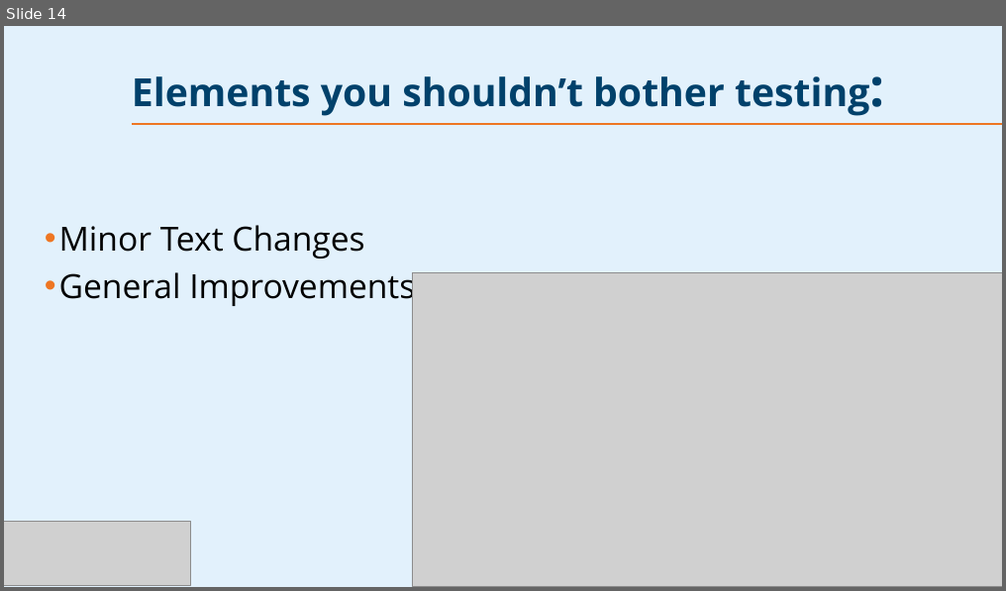
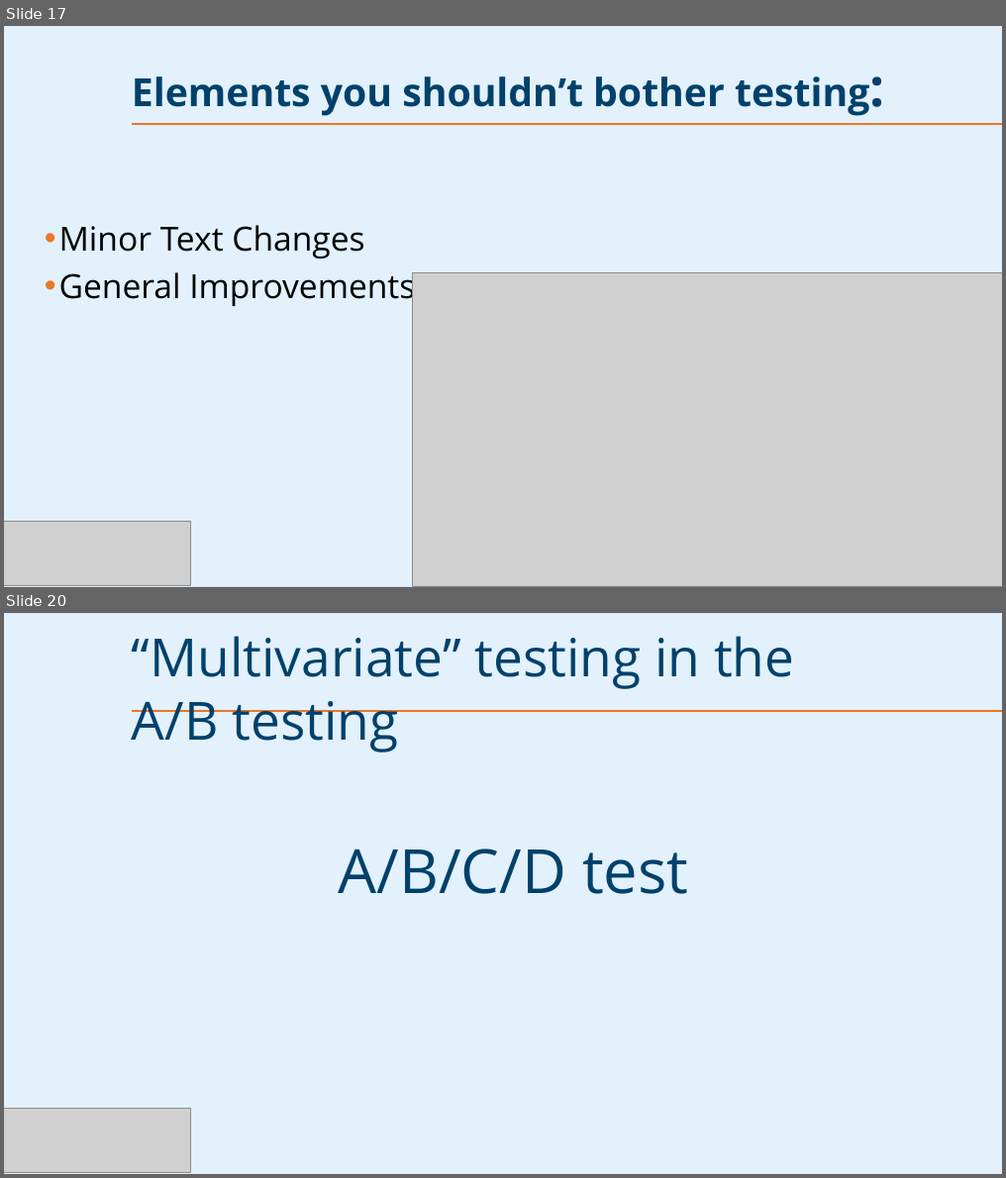
Before and after one commit to PsDragon/ADSAI_FOR_SECOND_YEARS, a slide deck: docs/Study Content/Human-Centered Artificial Intelligence/Assets/AB-Testing.pptx. Shown one above the other, each under a label of ours: slide 14 before the commit, slides 17 and 20 after it; the slides between them are not shown. The pictures are 1006x591 and 1006x1178 pixels, drawn with LibreOffice and Linux fonts; fonts in the diff are those of the drawing; grey boxes stand for pictures; background and template pictures are left out. Boxes give left, top, right and bottom in pixels: in the first picture for what was removed or moved away, otherwise in the second. Text is boxed around its words. In the diff, an @@ line names an element or a change of style, - is before the commit and + after.

```diff
--- a/docs/Study Content/Human-Centered Artificial Intelligence/Assets/AB-Testing.pptx
+++ b/docs/Study Content/Human-Centered Artificial Intelligence/Assets/AB-Testing.pptx
@@ slide 20 added at box(4, 613, 1002, 1174), background picture (left out); not listed: 1 template element that a slide beside it also shows @@
@@ title added at box(132, 636, 794, 753), 38 pt, text #00416B @@
+“Multivariate” testing in the A/B testing
@@ text added at box(339, 849, 688, 894), 44 pt, text #00416B @@
+A/B/C/D test
@@ picture added at box(4, 1108, 190, 1172) @@
@@ page number added at box(123, 1127, 238, 1157), 18 pt, text #FFFFFF, bold @@
+20
@@ what was slide 14 is now slide 17 @@
```
Also in this commit, not shown: 3 slides changed, 10 other slides added.
